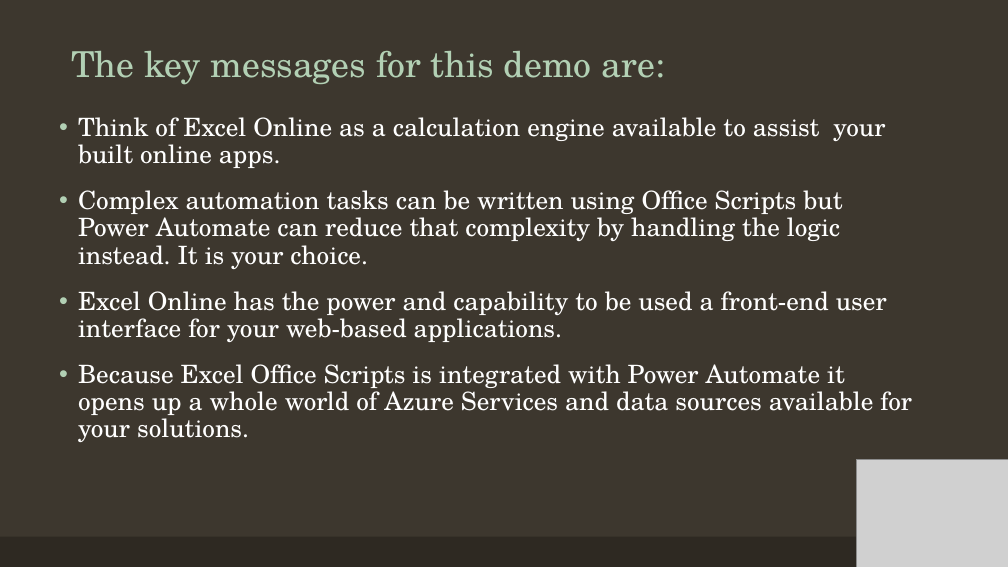
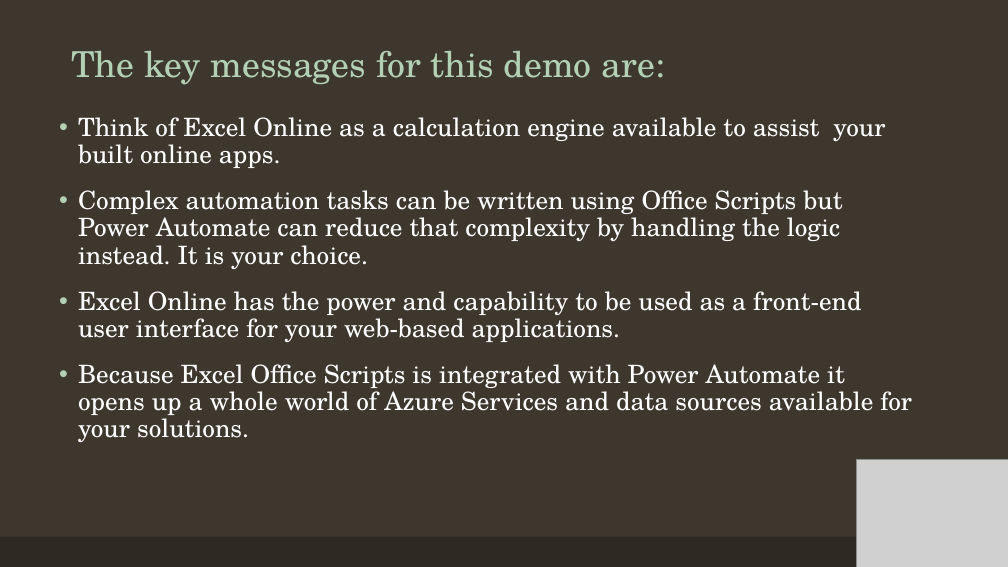
Before and after one commit to MrAnalyticals/OfficeScripts, a slide deck: slide 3 of TICTACUFOGame/TICTAC UFO Office Scripts Game.pptx. Drawn at 1008x567 pixels with LibreOffice and Linux fonts; fonts in the diff are those of the drawing; grey boxes stand for pictures. Boxes give left, top, right and bottom in pixels: in the first picture for what was removed or moved away, otherwise in the second. Text is boxed around its words. In the diff, an @@ line names an element or a change of style, - is before the commit and + after.

```diff
--- a/TICTACUFOGame/TICTAC UFO Office Scripts Game.pptx
+++ b/TICTACUFOGame/TICTAC UFO Office Scripts Game.pptx
@@ text at (x1=78, y1=291, x2=861, y2=342): text changed @@
-• Excel Online has the power and capability to be used a front-end user interface for your web-based applications.
+• Excel Online has the power and capability to be used as a front-end user interface for your web-based applications.
```
Also in this commit, not shown: 1 other slide changed.
